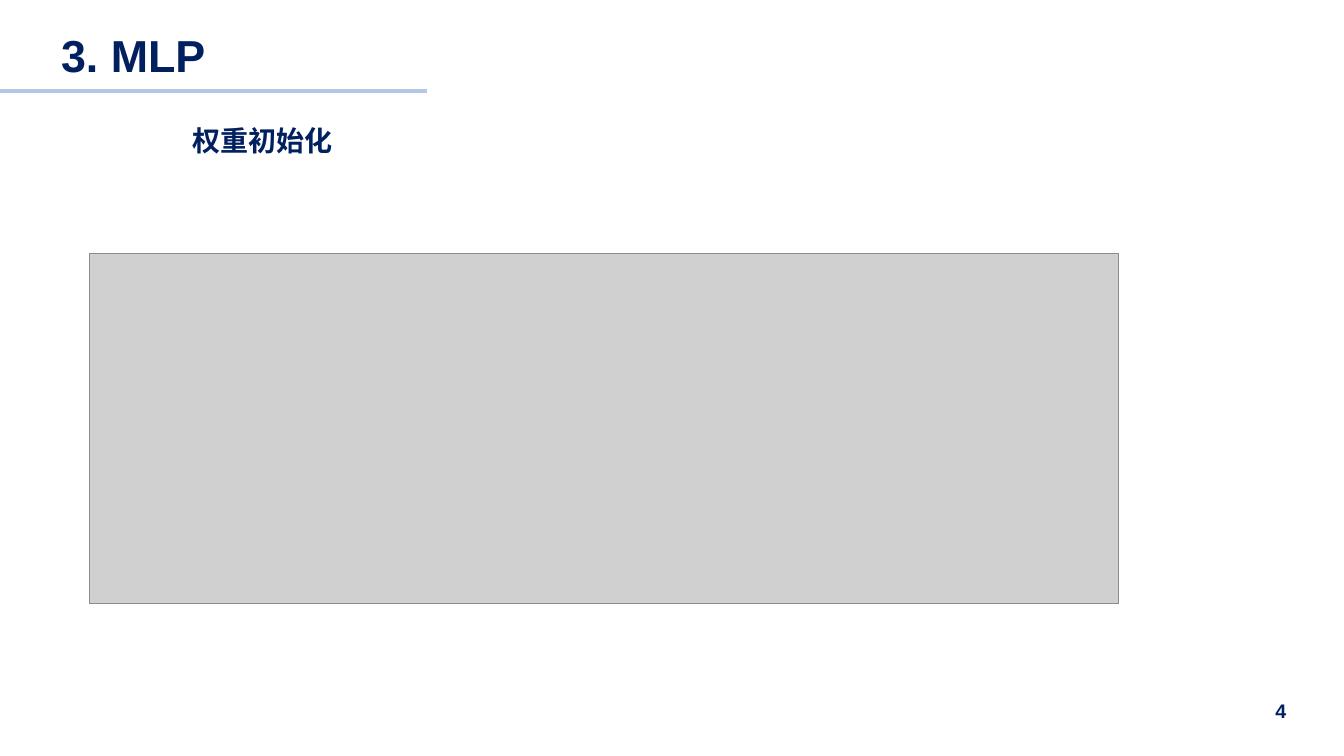
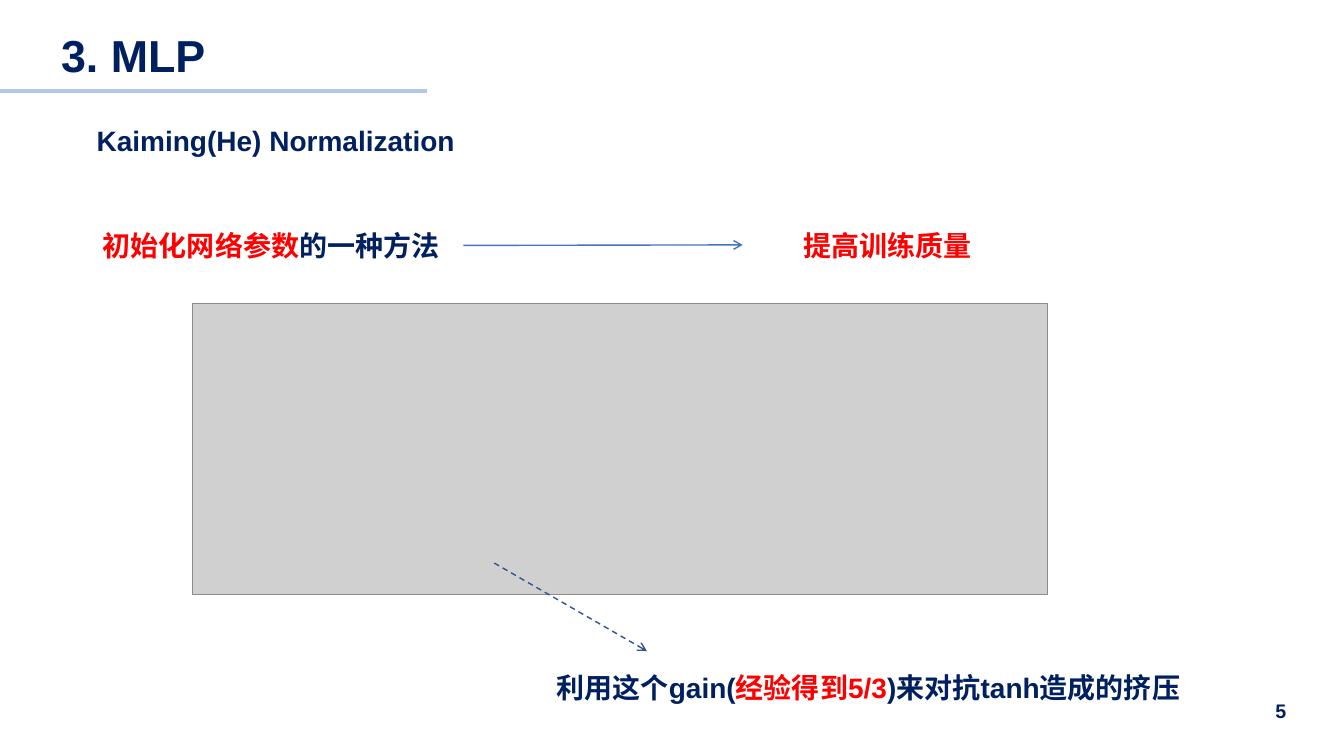
Before and after one commit to pilipala5/Neural-Network-from-zero-to-hero, a slide deck: slide 5 of Summary.pptx (slide 4 before the commit). Drawn at 1344x756 pixels with LibreOffice and Linux fonts; fonts in the diff are those of the drawing; grey boxes stand for pictures. Boxes give left, top, right and bottom in pixels: in the first picture for what was removed or moved away, otherwise in the second. Text is boxed around its words. In the diff, an @@ line names an element or a change of style, - is before the commit and + after.

```diff
--- a/Summary.pptx
+++ b/Summary.pptx
@@ text at [97,130,454,156]: text changed @@
-权重初始化
+Kaiming(He) Normalization
@@ text added at [103,232,440,259], 20 pt, text #FF0000, bold @@
+初始化网络参数的一种方法
@@ text added at [803,232,971,259], 20 pt, text #FF0000, bold @@
+提高训练质量
@@ arrow added from (464, 245) to (743, 245), #4472C4 1 pt @@
@@ picture: place and size @@
-picture at [90,253,1119,604]
+picture at [193,303,1048,595]
@@ arrow added from (494, 564) to (647, 651), #325491 1 pt dashed @@
@@ text added at [557,674,1180,704], 20 pt, text #002060, bold @@
+利用这个gain(经验得到5/3)来对抗tanh造成的挤压
@@ page number at [1275,704,1286,719]: text changed @@
-4
+5
```
Also in this commit, not shown: 1 other slide changed, 3 slides added, 3 other files.
